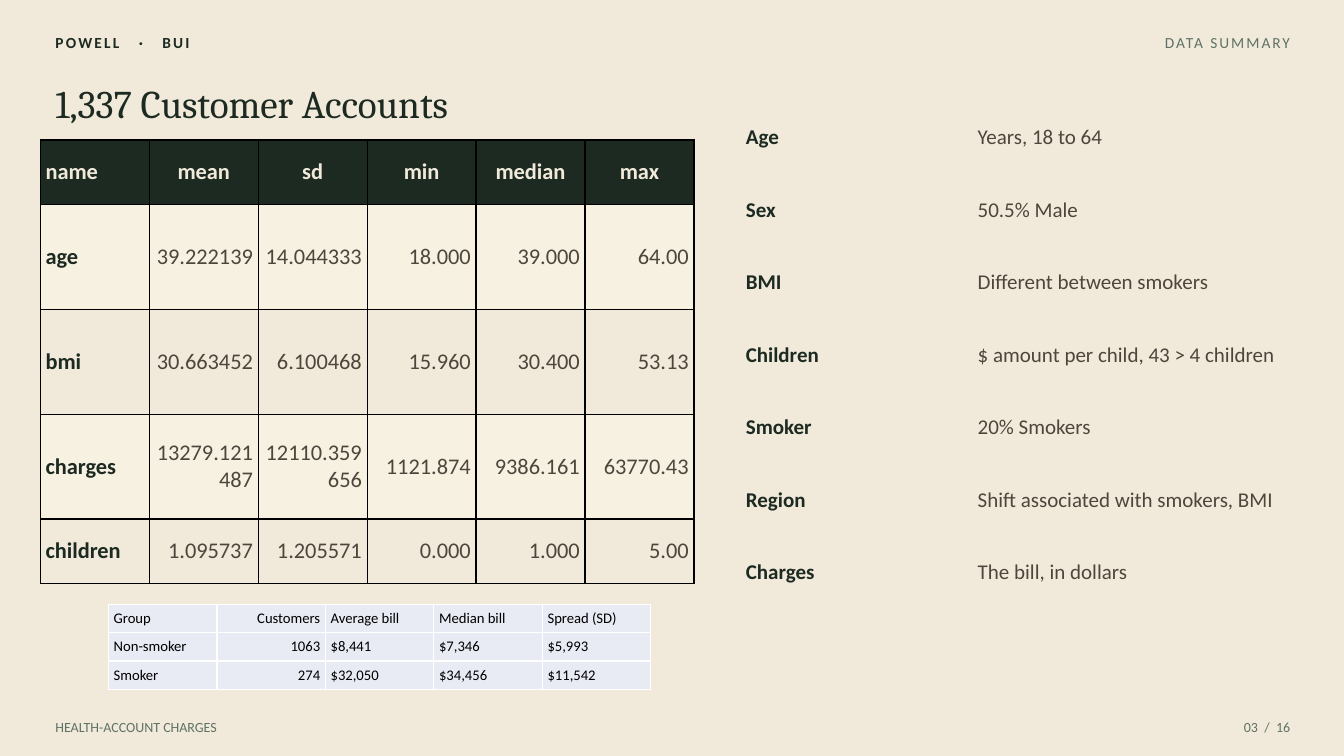
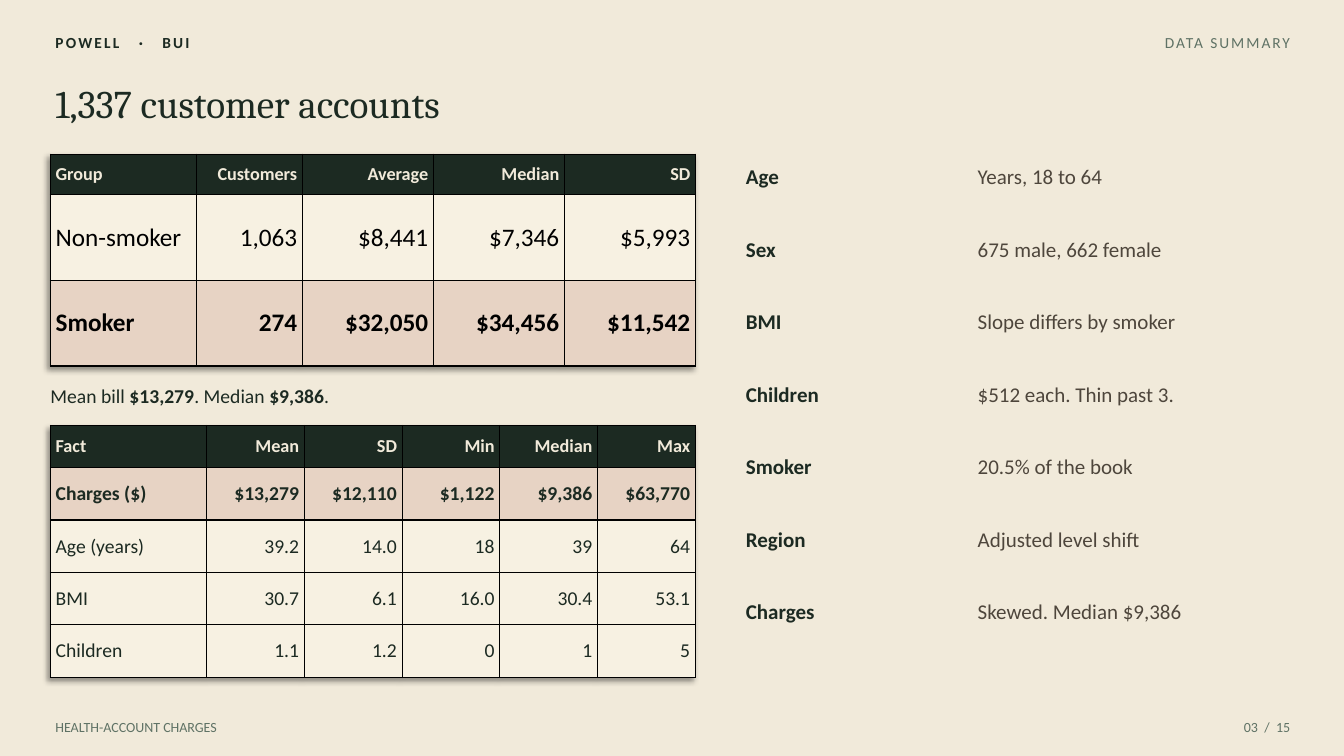
Before and after one commit to PowellOnPoint/msds-6372-project1-insurance, a slide deck: slide 3 of Executive_Summary/Project1_Insurance_Presentation.pptx. Drawn at 1344x756 pixels with LibreOffice and Linux fonts; fonts in the diff are those of the drawing. Boxes give left, top, right and bottom in pixels: in the first picture for what was removed or moved away, otherwise in the second. Text is boxed around its words. In the diff, an @@ line names an element or a change of style, - is before the commit and + after.

```diff
--- a/Executive_Summary/Project1_Insurance_Presentation.pptx
+++ b/Executive_Summary/Project1_Insurance_Presentation.pptx
@@ text at (55,91,440,123): text changed @@
-1,337 Customer Accounts
+1,337 customer accounts
@@ table at (50,154,696,366) @@
-row 1: Group | Customers | Average bill | Median bill | Spread (SD)
+row 1: Group | Customers | Average | Median | SD
-row 2, column 2: 1063
+row 2, column 2: 1,063
@@ fill #E9EBF5 to #1C2A22 in row 1 @@
@@ fill #E9EBF5 to #F7F1E2 in row 2 @@
@@ fill #E9EBF5 to #E7D3C4 in row 3 @@
@@ size 10.5 to 13 pt, text colour #000000 to #F1EADA in "Group", "Customers" @@
@@ bold on in "Group", "Customers", "Smoker", "274" and 3 more places @@
@@ size 10.5 to 18 pt in "Non-smoker", "$8,441", "$7,346", "$5,993" and 5 more places @@
@@ less space between paragraphs @@
@@ alignment left to right @@
@@ borders changed @@
@@ table: place and size @@
-table at (109,604,653,689)
+table at (50,154,696,366)
@@ text at (978,242,1161,260): text changed @@
-50.5% Male
+675 male, 662 female
@@ text at (978,314,1176,333): text changed @@
-Different between smokers
+Slope differs by smoker
@@ text added at (50,389,329,406), 14 pt, text #1C2A22 @@
+Mean bill $13,279. Median $9,386.
@@ text at (978,387,1174,406): text changed @@
-$ amount per child, 43 > 4 children
+$512 each. Thin past 3.
@@ table at (50,425,696,678) @@
-row 1: name | mean | sd | min | median | max
+row 1: Fact | Mean | SD | Min | Median | Max
-row 2: age | 39.222139 | 14.044333 | 18.000 | 39.000 | 64.00
+row 2: Charges ($) | $13,279 | $12,110 | $1,122 | $9,386 | $63,770
-row 3: bmi | 30.663452 | 6.100468 | 15.960 | 30.400 | 53.13
+row 3: Age (years) | 39.2 | 14.0 | 18 | 39 | 64
-row 4: charges | 13279.121487 | 12110.359656 | 1121.874 | 9386.161 | 63770.43
+row 4: BMI | 30.7 | 6.1 | 16.0 | 30.4 | 53.1
-row 5: children | 1.095737 | 1.205571 | 0.000 | 1.000 | 5.00
+row 5: Children | 1.1 | 1.2 | 0 | 1 | 5
@@ fill #F7F1E2 to #E7D3C4 in row 2 @@
@@ fill #F1EADA to #F7F1E2 in 12 cells @@
@@ table: place and size @@
-table at (40,140,694,584)
+table at (50,425,696,678)
@@ text at (978,459,1133,474): text changed @@
-20% Smokers
+20.5% of the book
@@ text at (978,532,1139,551): text changed @@
-Shift associated with smokers, BMI
+Adjusted level shift
@@ 8 texts: place and size @@
-8 texts at (746,129,1102,583)
+8 texts at (746,169,1102,623)
@@ text at (978,604,1181,622): text changed @@
-The bill, in dollars
+Skewed. Median $9,386
@@ text at (1244,723,1290,732): text changed @@
-03 / 16
+03 / 15
```
Also in this commit, not shown: 13 other slides changed, 1 slide added, 1 slide removed.
